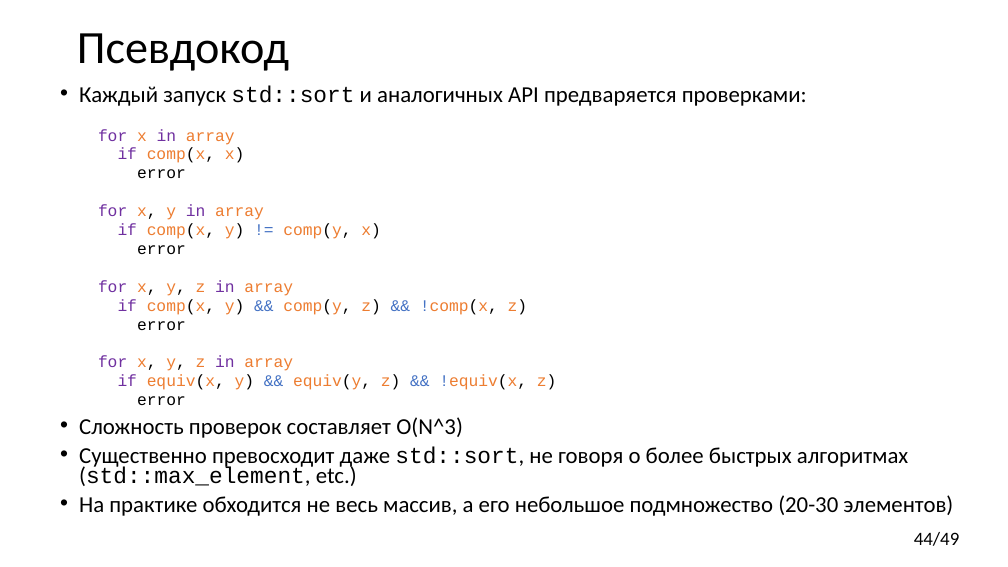
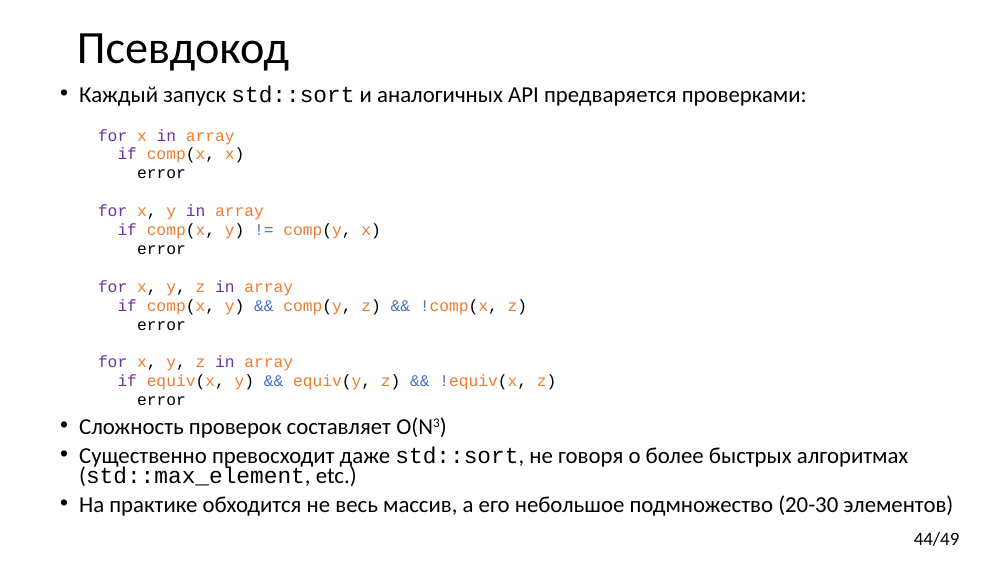
Before and after one commit to yugr/CppRussia, a slide deck: slide 44 of 2023/RU.pptx. Drawn at 1008x567 pixels with LibreOffice and Linux fonts; fonts in the diff are those of the drawing. Boxes give left, top, right and bottom in pixels: in the first picture for what was removed or moved away, otherwise in the second. Text is boxed around its words. In the diff, an @@ line names an element or a change of style, - is before the commit and + after.

```diff
--- a/2023/RU.pptx
+++ b/2023/RU.pptx
@@ text at box(79, 417, 433, 438): text changed @@
-• Сложность проверок составляет O(N^3)
+• Сложность проверок составляет O(N3)
```
Also in this commit, not shown: 4 other slides changed, 1 other file.
